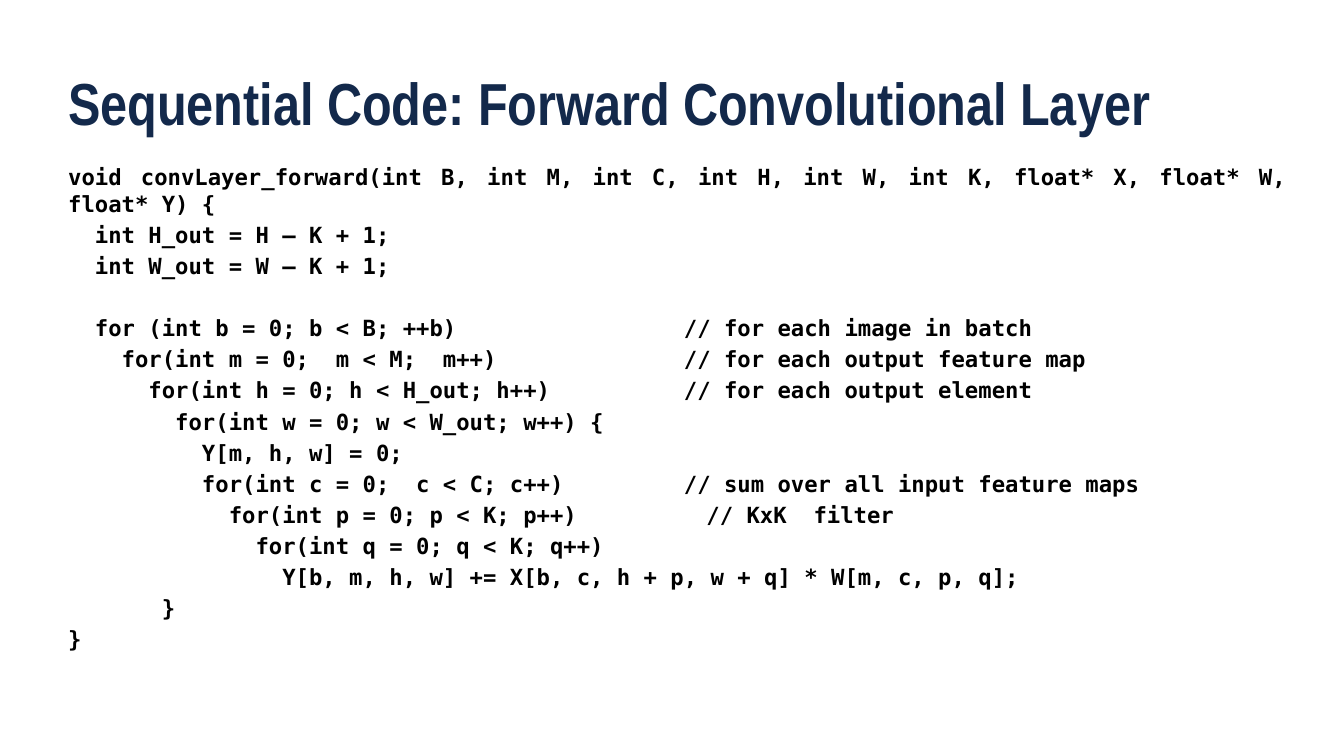
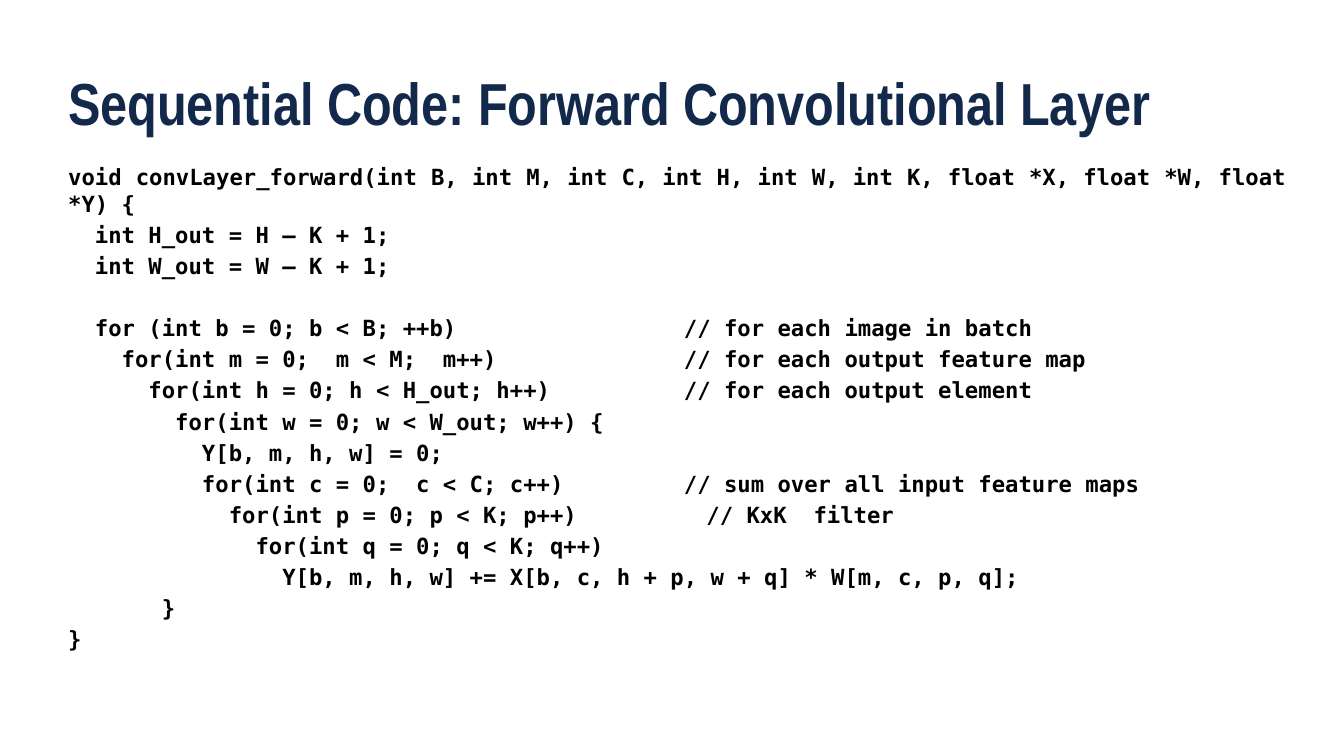
Before and after one commit to cwpearson/hugo-cwpearson, a slide deck: slide 16 of static/pptx/2017FA_ECE408_dl03_CNN01.pptx. Drawn at 1344x756 pixels with LibreOffice and Linux fonts; fonts in the diff are those of the drawing; background and template pictures are left out. Boxes give left, top, right and bottom in pixels: in the first picture for what was removed or moved away, otherwise in the second. Text is boxed around its words. In the diff, an @@ line names an element or a change of style, - is before the commit and + after.

```diff
--- a/static/pptx/2017FA_ECE408_dl03_CNN01.pptx
+++ b/static/pptx/2017FA_ECE408_dl03_CNN01.pptx
@@ text at [68, 167, 1286, 215]: spaces changed @@
-void convLayer_forward(int B, int M, int C, int H, int W, int K, float* X, float* W, float* Y) {
+void convLayer_forward(int B, int M, int C, int H, int W, int K, float *X, float *W, float *Y) {
@@ text at [202, 444, 443, 464]: text changed @@
-Y[m, h, w] = 0;
+Y[b, m, h, w] = 0;
```
Also in this commit, not shown: 7 other slides changed, 1 slide removed, 4 other files.
